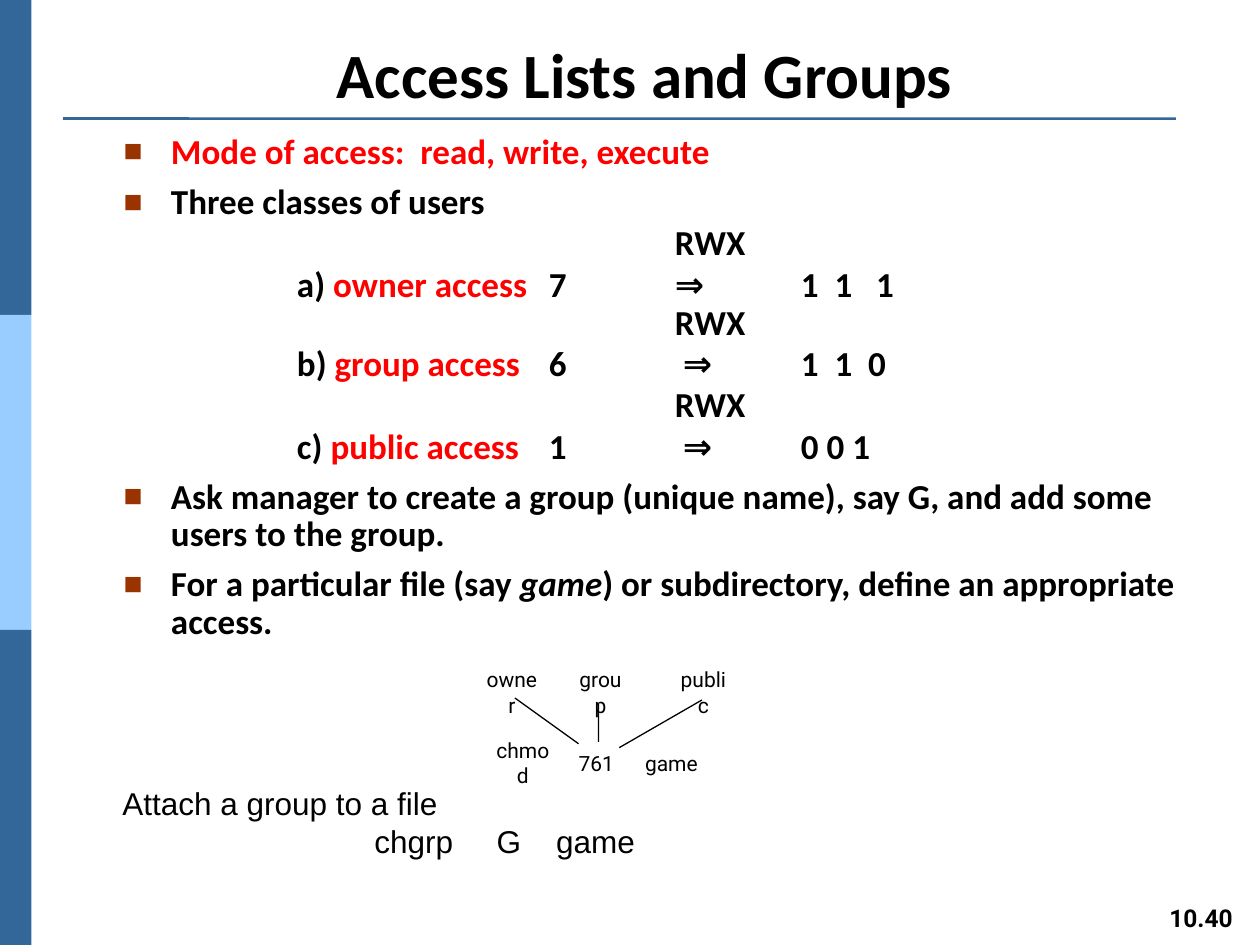
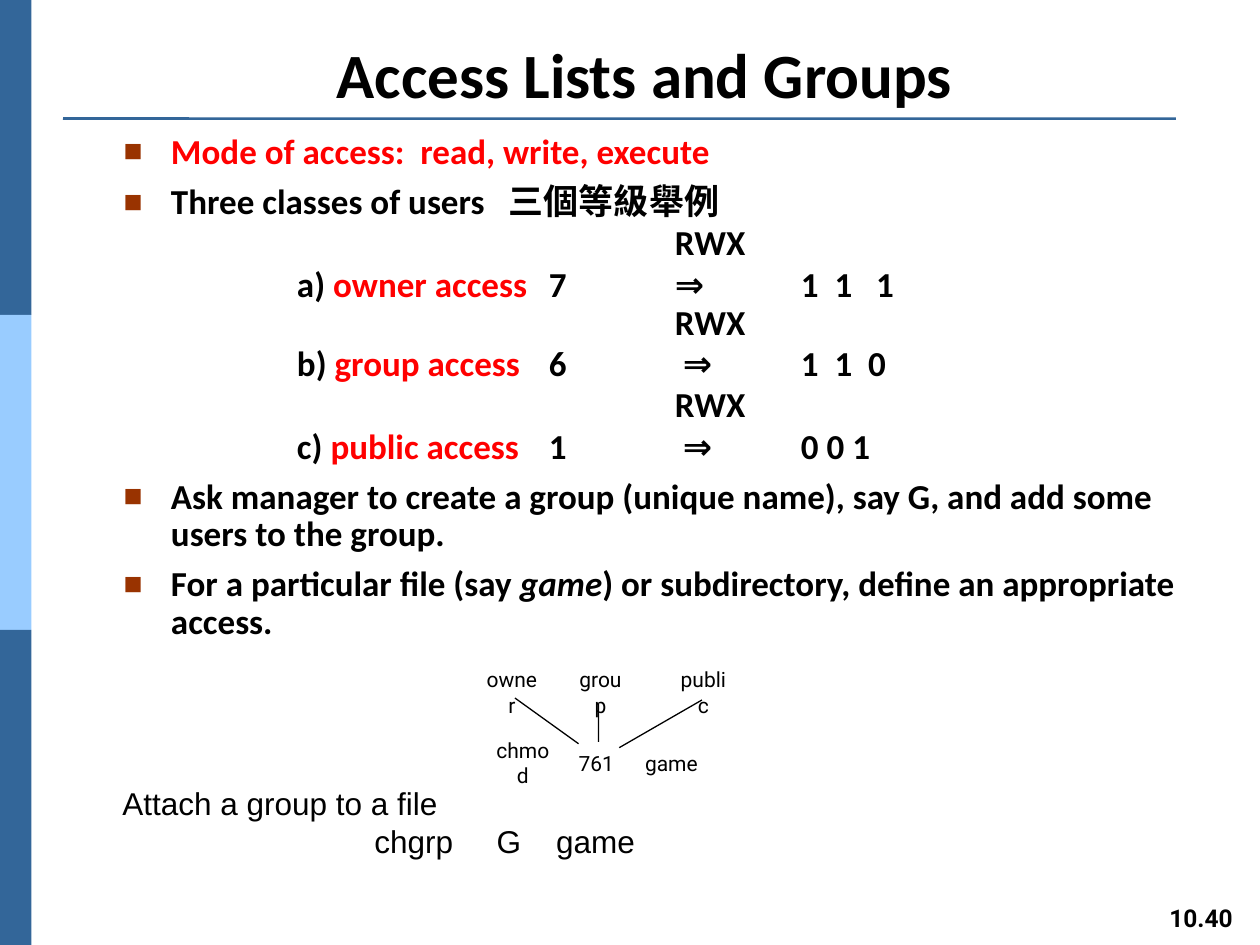
Before and after one commit to Yang09701194/OS_Learning, a slide deck: slide 40 of ch10.pptx. Drawn at 1260x945 pixels with LibreOffice and Linux fonts; fonts in the diff are those of the drawing. Boxes give left, top, right and bottom in pixels: in the first picture for what was removed or moved away, otherwise in the second. Text is boxed around its words. In the diff, an @@ line names an element or a change of style, - is before the commit and + after.

```diff
--- a/ch10.pptx
+++ b/ch10.pptx
@@ text at [171,184,719,218]: text changed @@
-■ Three classes of users
+■ Three classes of users 三個等級舉例
```
Also in this commit, not shown: 9 other slides changed.
